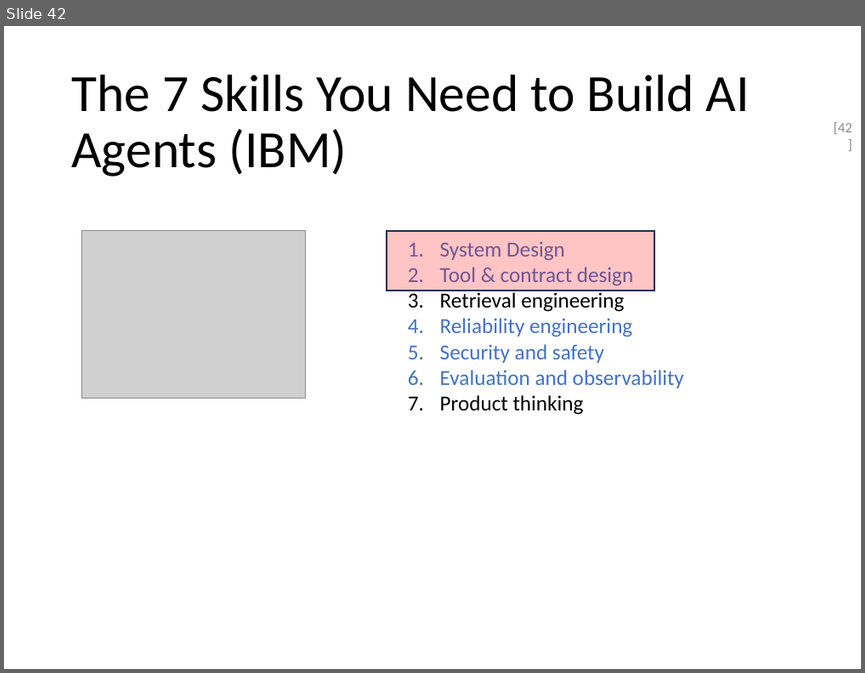
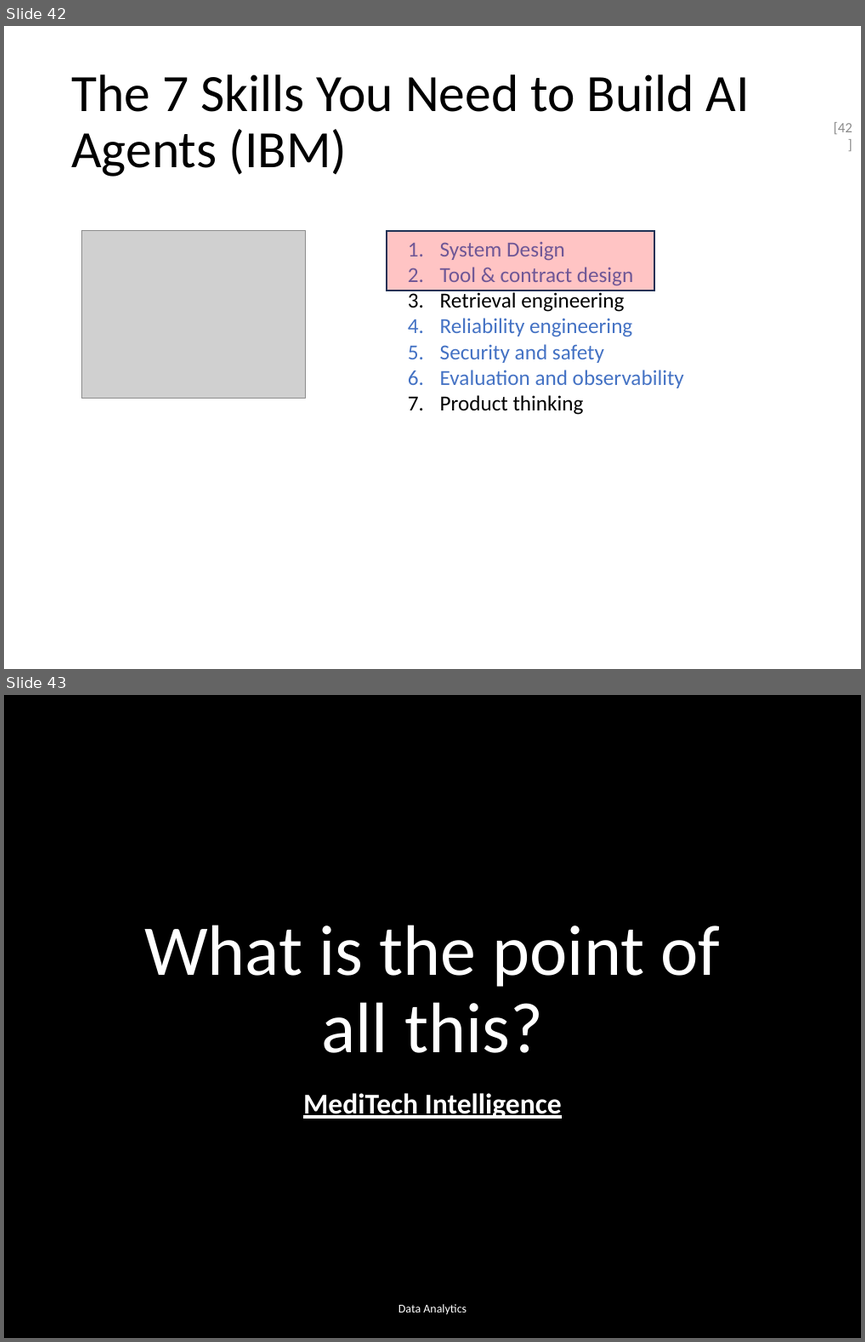
Before and after one commit to maelstromdat/MediTechBigData, a slide deck: 1 - Data Analytics, Intro & Basic Notions.pptx. Shown one above the other, each under a label of ours: slide 42 before the commit, slides 42 and 43 after it. The pictures are 865x673 and 865x1342 pixels, drawn with LibreOffice and Linux fonts; fonts in the diff are those of the drawing; grey boxes stand for pictures; background and template pictures are left out. Boxes give left, top, right and bottom in pixels: in the first picture for what was removed or moved away, otherwise in the second. Text is boxed around its words. In the diff, an @@ line names an element or a change of style, - is before the commit and + after.

```diff
--- a/1 - Data Analytics, Intro & Basic Notions.pptx
+++ b/1 - Data Analytics, Intro & Basic Notions.pptx
@@ slide 43 added at box(4, 695, 861, 1338), background picture (left out) @@
@@ title added at box(144, 925, 720, 1053), 60 pt, text #FFFFFF @@
+What is the point of all this?
@@ text added at box(303, 1093, 562, 1118), 24 pt, text #FFFFFF, bold, underline @@
+MediTech Intelligence
@@ text added at box(398, 1304, 466, 1315), 10 pt, text #FFFFFF @@
+Data Analytics
```
Also in this commit, not shown: 5 slides changed, 1 other slide added.
